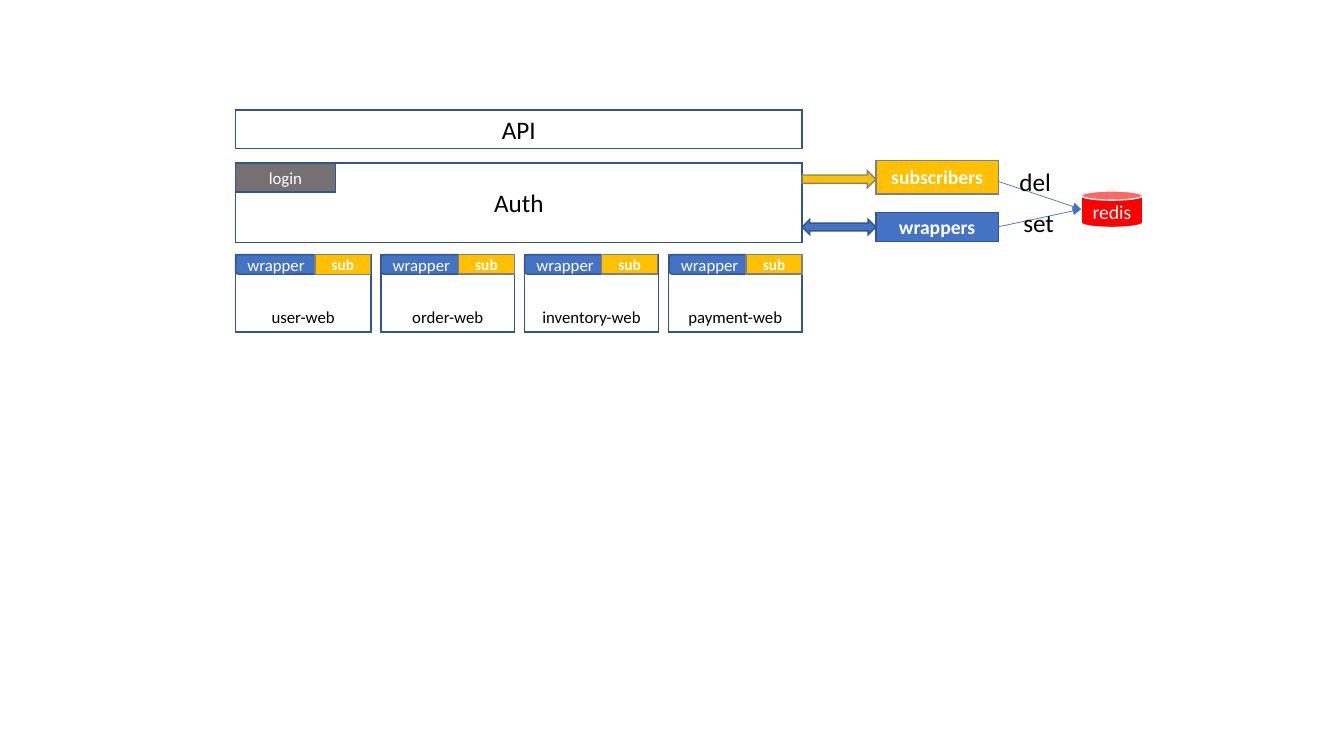
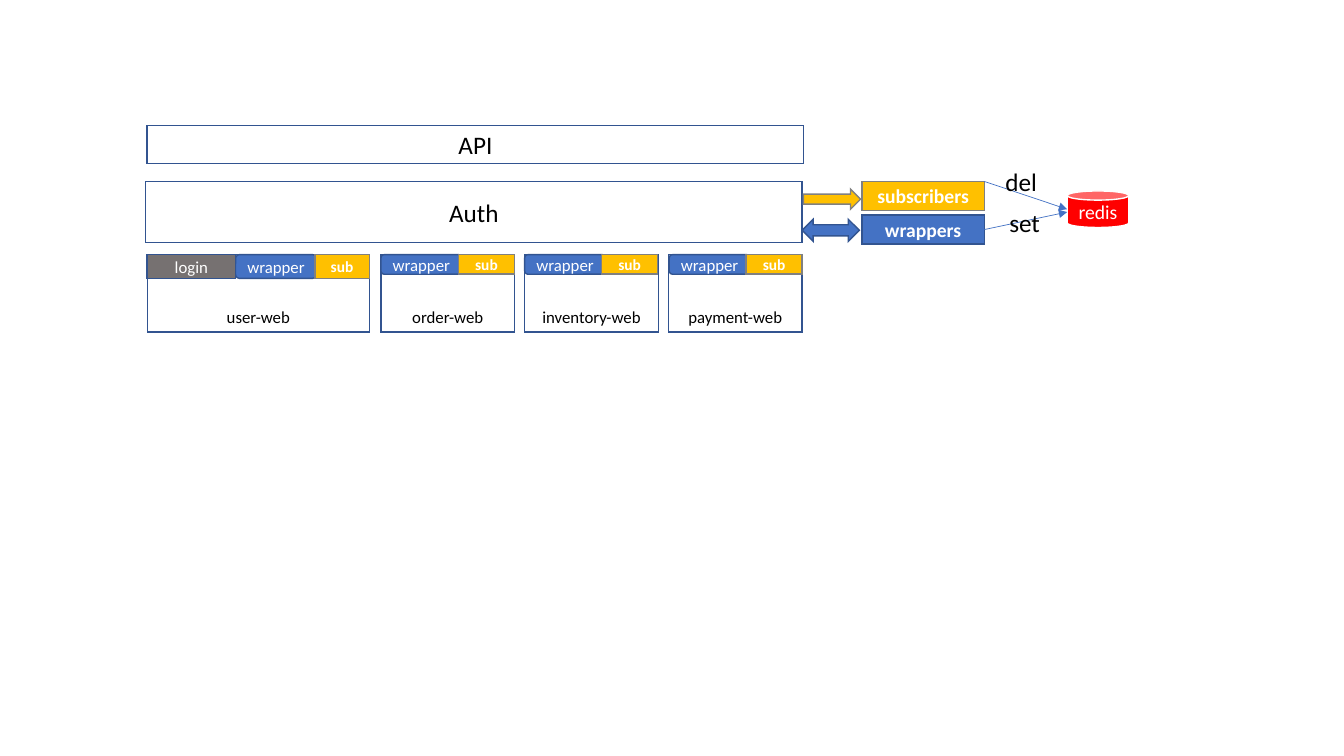
Before and after one commit to printfcoder/stack-rpc-tutorials, a slide deck: slide 5 of microservice-in-micro/docs/design.pptx. Drawn at 1344x756 pixels with LibreOffice and Linux fonts; fonts in the diff are those of the drawing. Boxes give left, top, right and bottom in pixels: in the first picture for what was removed or moved away, otherwise in the second. Text is boxed around its words. In the diff, an @@ line names an element or a change of style, - is before the commit and + after.

```diff
--- a/microservice-in-micro/docs/design.pptx
+++ b/microservice-in-micro/docs/design.pptx
@@ rectangle "API": place and size @@
-rectangle "API" at [236, 110, 803, 148]
+rectangle "API" at [147, 125, 804, 163]
@@ rectangle "Auth": place and size @@
-rectangle "Auth" at [236, 163, 803, 243]
+rectangle "Auth" at [145, 181, 802, 243]
@@ right arrow: place and size @@
-right arrow at [803, 170, 876, 188]
+right arrow at [804, 190, 861, 210]
@@ rectangle "subscribers": place and size @@
-rectangle "subscribers" at [876, 160, 999, 194]
+rectangle "subscribers" at [862, 181, 985, 211]
@@ left right arrow: place and size @@
-left right arrow at [803, 220, 876, 235]
+left right arrow at [803, 220, 860, 242]
@@ 2 texts, 2 arrows, 1 cylinder, 1 rectangle: place and size @@
-2 texts, 2 arrows, 1 cylinder, 1 rectangle at [876, 173, 1143, 242]
+2 texts, 2 arrows, 1 cylinder, 1 rectangle at [862, 173, 1129, 244]
@@ rectangle "user-web": place and size @@
-rectangle "user-web" at [236, 255, 371, 333]
+rectangle "user-web" at [147, 255, 369, 333]
@@ rectangle "login": place and size @@
-rectangle "login" at [236, 163, 336, 193]
+rectangle "login" at [147, 255, 236, 279]
@@ rounded rectangle "wrapper": place and size @@
-rounded rectangle "wrapper" at [236, 255, 317, 274]
+rounded rectangle "wrapper" at [236, 255, 317, 279]
@@ rectangle "sub": place and size @@
-rectangle "sub" at [315, 255, 371, 274]
+rectangle "sub" at [315, 255, 369, 279]
```
Also in this commit, not shown: 41 other files.
